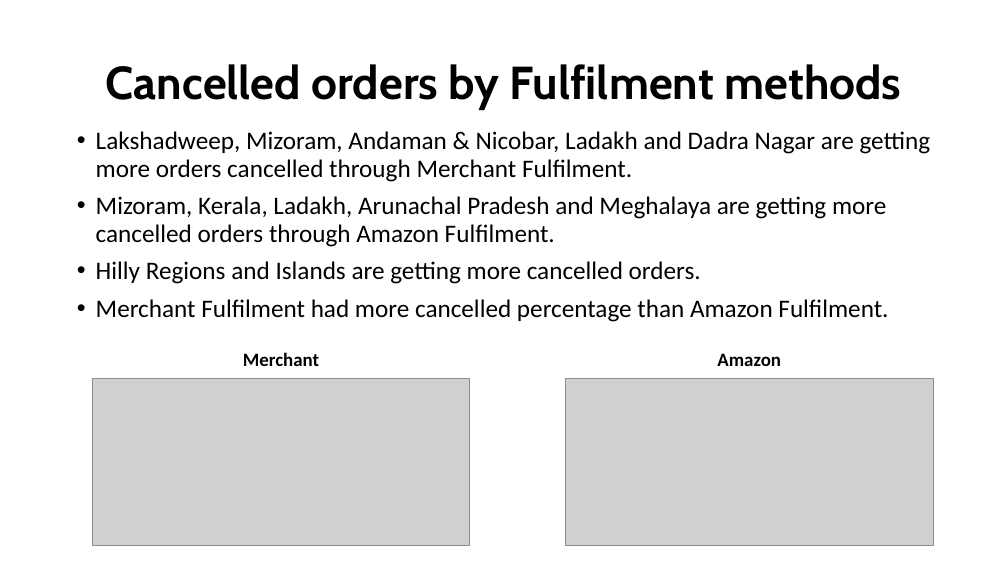
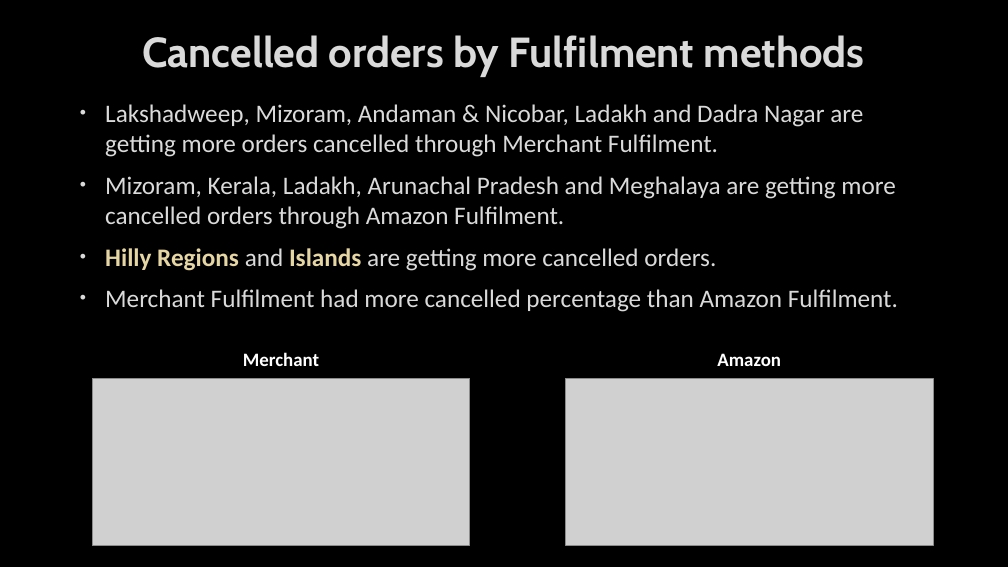
Before and after one commit to saikrishnatandasi/amazon-innobyte, a slide deck: slide 16 of Amazon Sales Analysis.pptx. Drawn at 1008x567 pixels with LibreOffice and Linux fonts; fonts in the diff are those of the drawing; grey boxes stand for pictures; background and template pictures are left out. Boxes give left, top, right and bottom in pixels: in the first picture for what was removed or moved away, otherwise in the second. Text is boxed around its words. In the diff, an @@ line names an element or a change of style, - is before the commit and + after.

```diff
--- a/Amazon Sales Analysis.pptx
+++ b/Amazon Sales Analysis.pptx
@@ background #FFFFFF to picture (left out) @@
@@ title "Cancelled orders by Fulfilment methods": place and size @@
-title "Cancelled orders by Fulfilment methods" at box(106, 64, 901, 110)
+title "Cancelled orders by Fulfilment methods" at box(142, 35, 865, 77)
@@ title "Cancelled orders by Fulfilment methods" at box(142, 35, 865, 77): size 44 to 40 pt, text colour #000000 to #DADADA, letter outline none to #404040 0.75 pt; line spacing 0.9 to 1 @@
@@ text "Lakshadweep, Mizoram, Andaman & Nicobar, ...": place and size @@
-text "Lakshadweep, Mizoram, Andaman & Nicobar, ..." at box(96, 131, 931, 322)
+text "Lakshadweep, Mizoram, Andaman & Nicobar, ..." at box(105, 104, 898, 312)
@@ text "Lakshadweep, Mizoram, Andaman & Nicobar, ..." at box(105, 104, 898, 312): text colour #000000 to #DADADA, letter outline none to #404040 0.75 pt; text colour #000000 to #E5D6A4, bold on in "Hilly Regions Islands"; indent changed; line spacing 0.9 to 1 @@
@@ text "Merchant" at box(243, 352, 319, 366): text colour #000000 to #FFFFFF @@
@@ text "Amazon" at box(717, 353, 781, 366): text colour #000000 to #FFFFFF @@
```
Also in this commit, not shown: 15 other slides changed, 2 slides added, 1 other file.
